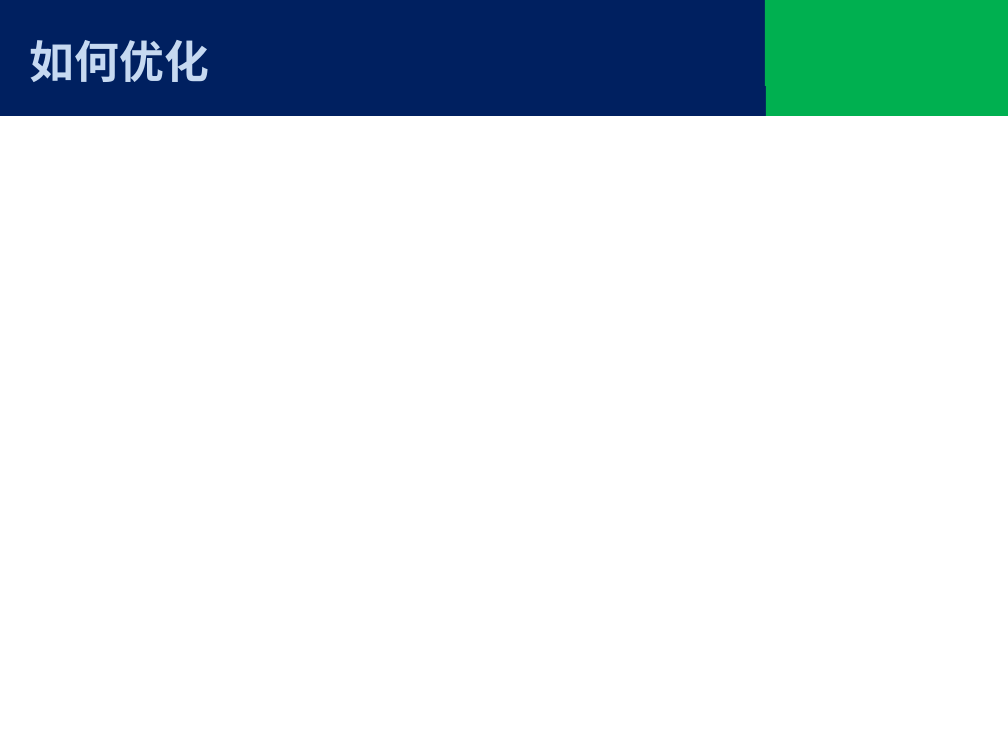
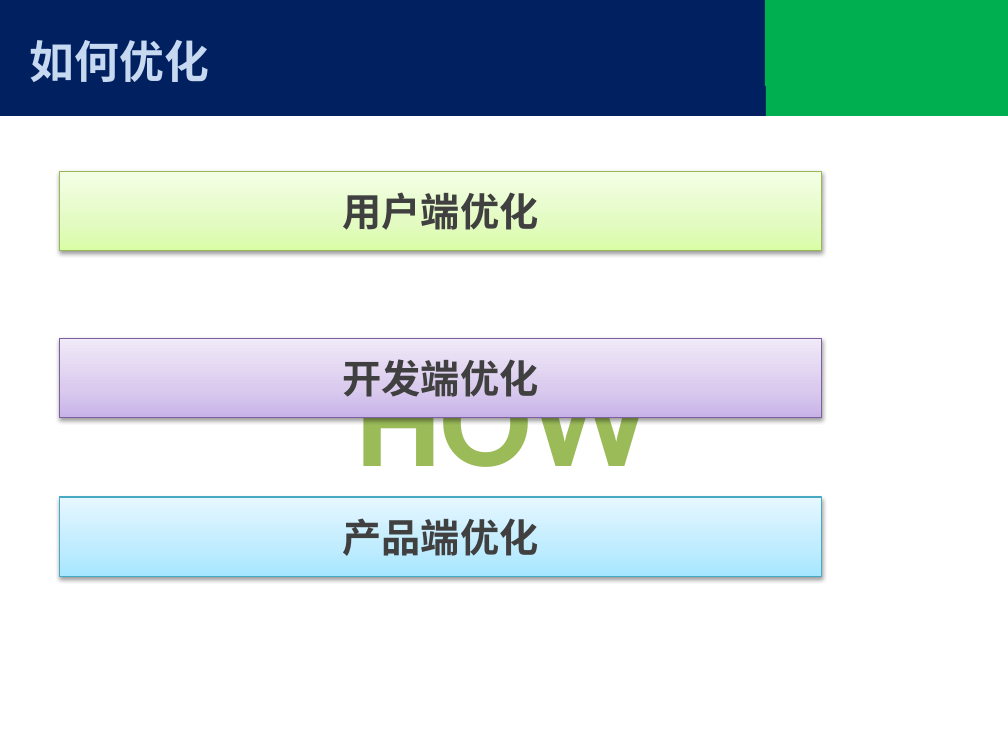
Before and after one commit to tjx222/javatrain, a slide deck: slide 5 of 前端优化.pptx. Drawn at 1008x756 pixels with LibreOffice and Linux fonts; fonts in the diff are those of the drawing; background and template pictures are left out. Boxes give left, top, right and bottom in pixels: in the first picture for what was removed or moved away, otherwise in the second. Text is boxed around its words. In the diff, an @@ line names an element or a change of style, - is before the commit and + after.

```diff
--- a/前端优化.pptx
+++ b/前端优化.pptx
@@ rectangle added at (59,171,822,251), fill gradient #DAFDA7 to #E4FCC2 to #F5FFE7, outline #98B955 0.75 pt, 28 pt, text #404040, bold @@
+用户端优化
@@ rectangle added at (59,339,822,418), fill gradient #C9B5E8 to #D8CBEE to #F0EAF9, outline #7D60A0 0.75 pt, 28 pt, text #404040, bold @@
+开发端优化
@@ text added at (356,359,652,498), 96 pt, text #9BBB59, bold @@
+HOW
@@ rectangle added at (59,497,822,577), fill gradient #A7E6FF to #C1EDFF to #E7F8FF, outline #46AAC5 0.75 pt, 28 pt, text #404040, bold @@
+产品端优化
```
Also in this commit, not shown: 2 other slides changed, 3 slides added.
